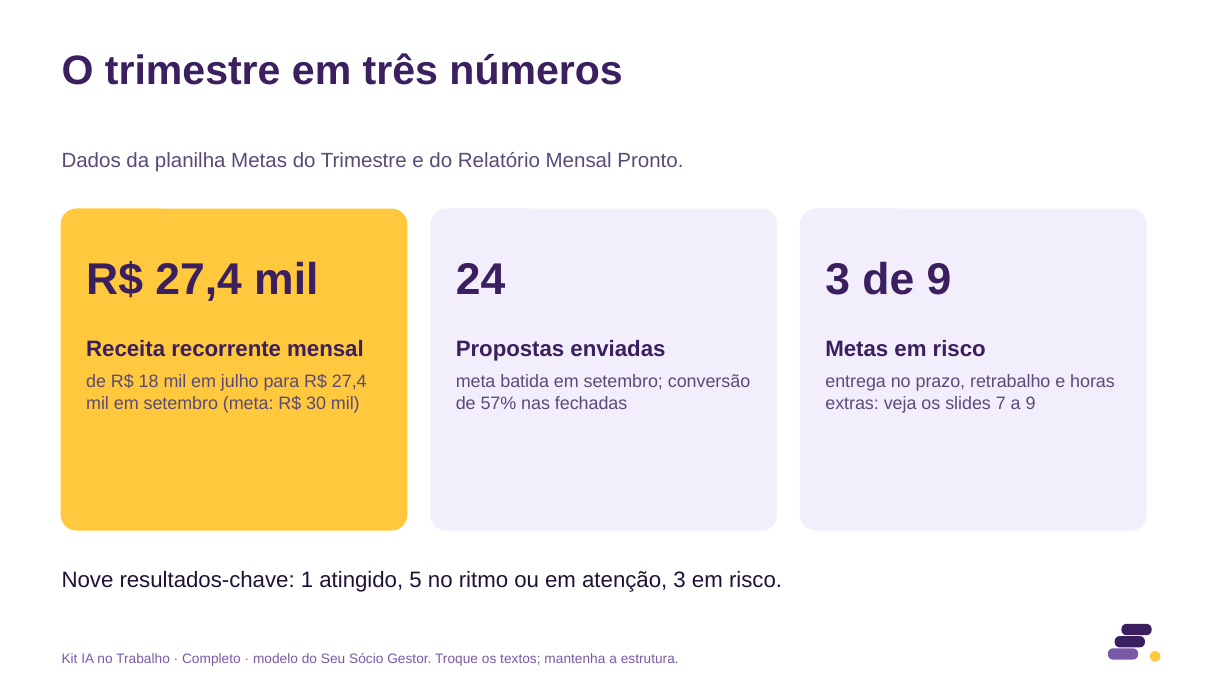
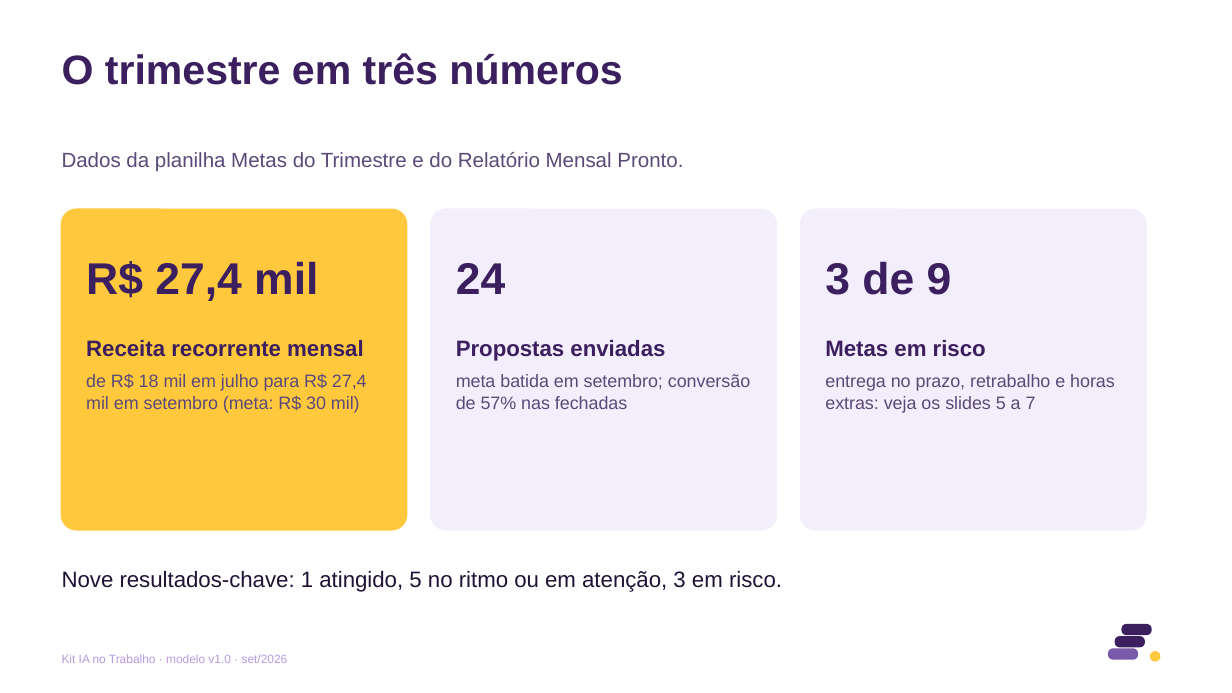
Before and after one commit to eduardomtzz/claude-code, a slide deck: slide 2 of projetos/gestao-ia-planilhas/produto/kit-completo/entrega/16-modelo-resultado-do-trimestre-12-slides.pptx. Drawn at 1232x693 pixels with LibreOffice and Linux fonts; fonts in the diff are those of the drawing. Boxes give left, top, right and bottom in pixels: in the first picture for what was removed or moved away, otherwise in the second. Text is boxed around its words. In the diff, an @@ line names an element or a change of style, - is before the commit and + after.

```diff
--- a/projetos/gestao-ia-planilhas/produto/kit-completo/entrega/16-modelo-resultado-do-trimestre-12-slides.pptx
+++ b/projetos/gestao-ia-planilhas/produto/kit-completo/entrega/16-modelo-resultado-do-trimestre-12-slides.pptx
@@ text at (x1=825, y1=374, x2=1115, y2=413): text changed @@
-entrega no prazo, retrabalho e horas extras: veja os slides 7 a 9
+entrega no prazo, retrabalho e horas extras: veja os slides 5 a 7
@@ text at (x1=62, y1=654, x2=288, y2=663): text changed; size 8 to 7 pt; text colour #7A5AA8 to #B89BE0 @@
-Kit IA no Trabalho · Completo · modelo do Seu Sócio Gestor. Troque os textos; mantenha a estrutura.
+Kit IA no Trabalho · modelo v1.0 · set/2026
```
Also in this commit, not shown: 11 other slides changed, 23 other files.
